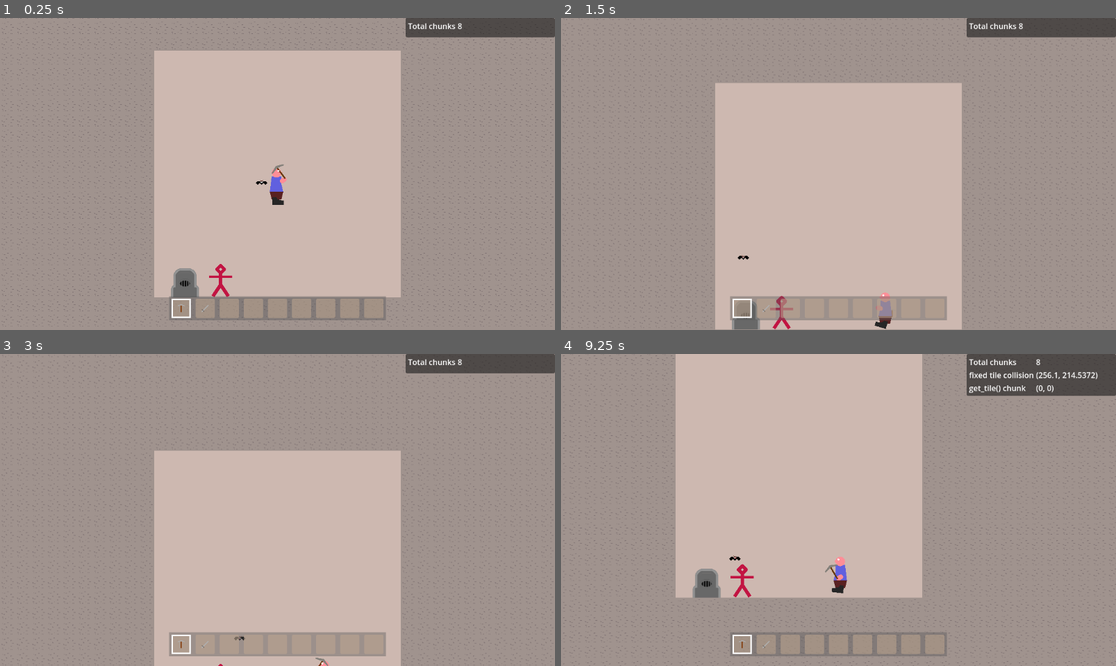
Above: before the commit, frames 1-4 (two rows, left to right).
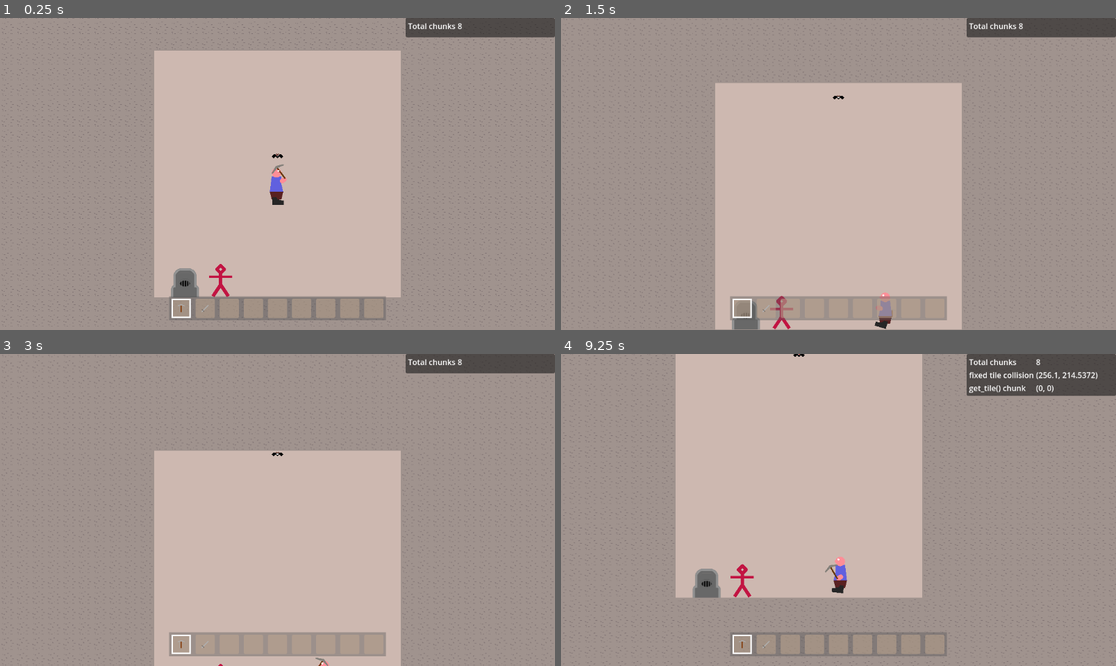
Above: after the commit, the same moments.

Repository: Griiimon/2D-Mining-Sandbox
Game: Godot game, scene res://scenes/test_game.tscn
Two runs of this game, one before a commit and one after it. Both use one fixed random seed, a clock stepped at 60 frames per second and the inputs below.
Inputs (mouse positions are in pixels of both pictures, inside the frame that each line leads up to):
- Up to frame 1 (0.25 s): no input
- Up to frame 2 (1.5 s): move the mouse to (960, 158) at 0.52 s; hold D (right) from 0.53 s (still down); tap X (drop_item) at 0.6 s; click (960, 158) at 0.67 s; tap Up (jump) at 0.77 s; move the mouse to (727, 189) at 1.27 s; tap F (interact) at 1.35 s
- Up to frame 3 (3 s): tap Up (jump) at 1.52 s; move the mouse to (333, 441) at 2.02 s; release D (right) at 2.03 s; hold A (left) 2.03-2.78 s; tap E (next_hotbar_item) at 2.1 s; move the mouse to (249, 572) at 2.77 s; hold D (right) from 2.78 s (still down); tap Q (previous_hotbar_item) at 2.85 s; click (249, 572) at 2.92 s
- Up to frame 4 (9.25 s): tap Up (jump) at 3.02, 3.77, 4.52, 6.02, 6.77, 7.52, 9.02 s; move the mouse to (1005, 556) at 3.52 s; tap K (toggle_free_cam) at 3.6, 7.35 s; move the mouse to (672, 463) at 4.27 s; release D (right) at 4.28 s; hold A (left) 4.28-5.03 s; tap X (drop_item) at 4.35, 8.1 s; move the mouse to (866, 510) at 5.02 s; hold D (right) 5.03-5.78 s; tap F (interact) at 5.1, 8.85 s; click (866, 510) at 5.17 s; move the mouse to (755, 432) at 5.77 s; hold A (left) 5.78-7.28 s; tap E (next_hotbar_item) at 5.85 s; move the mouse to (960, 494) at 6.52 s; tap Q (previous_hotbar_item) at 6.6 s; move the mouse to (727, 525) at 7.27 s; hold D (right) from 7.28 s (still down); click (727, 525) at 7.42 s; move the mouse to (894, 441) at 8.02 s; move the mouse to (810, 572) at 8.77 s

The runs differ from the first frame. In frame 1, less than 0.1% of the frame differs, in the area x 46-52%, y 43-54%; in frame 2, less than 0.1%, in the area x 31-52%, y 24-78%; in frame 3, less than 0.1%; in frame 4, less than 0.1%.
Error after the commit: Parse Error: Invalid argument for "change_state()" function: argument 1 should be "NodePath" but is "StateMachineState". (res://scripts/mobs/bat/bat.gd:14)

Commit message:
finish bat

Diff:
--- a/scenes/mobs/bat.tscn
+++ b/scenes/mobs/bat.tscn
@@ -56,9 +56,11 @@
 [sub_resource type="RectangleShape2D" id="RectangleShape2D_skb86"]
 size = Vector2(100, 50)
 
-[node name="Bat" type="CharacterBody2D"]
+[node name="Bat" type="CharacterBody2D" node_paths=PackedStringArray("sleep_state", "fly_state")]
 collision_layer = 8
 script = ExtResource("1_ge4ks")
+sleep_state = NodePath("State Machine/Sleep")
+fly_state = NodePath("State Machine/Fly")
 
 [node name="HealthComponent" type="Node" parent="."]
 script = ExtResource("2_fwys7")
@@ -69,6 +71,7 @@
 shape = SubResource("RectangleShape2D_i72l7")
 
 [node name="Visual" type="Node2D" parent="."]
+unique_name_in_owner = true
 
 [node name="Wings" type="Node2D" parent="Visual"]
 
@@ -130,6 +133,10 @@
 width_curve = SubResource("Curve_go8wa")
 default_color = Color(0.364706, 0.0980392, 0.0470588, 1)
 
+[node name="RayCast Ceiling" type="RayCast2D" parent="."]
+unique_name_in_owner = true
+target_position = Vector2(0, -15)
+
 [node name="State Machine" type="Node" parent="." node_paths=PackedStringArray("current_state", "animation_player")]
 script = ExtResource("3_n88n8")
 current_state = NodePath("Fly")
@@ -146,8 +153,6 @@
 [node name="Timer" type="Timer" parent="State Machine/Fly"]
 wait_time = 5.0
 one_shot = true
-
-[node name="Flee" type="Node" parent="State Machine"]
 
 [node name="HurtBox" type="Area2D" parent="." node_paths=PackedStringArray("health_component")]
 collision_layer = 0
@@ -175,4 +180,5 @@
 debug_color = Color(0.796078, 0.411765, 0.282353, 0.419608)
 
 [connection signal="wake_up" from="State Machine/Sleep" to="." method="_on_wake_up"]
+[connection signal="go_sleep" from="State Machine/Fly" to="." method="_on_fly_go_sleep"]
 [connection signal="body_entered" from="Movement Detection" to="State Machine/Sleep" method="_on_movement_detection_body_entered"]
--- a/scripts/mobs/bat/bat.gd
+++ b/scripts/mobs/bat/bat.gd
@@ -1,13 +1,18 @@
 extends Mob
 class_name Bat
 
+@export var sleep_state: StateMachineState
+@export var fly_state: StateMachineState
+
 @onready var state_machine: FiniteStateMachine = $"State Machine"
-@onready var sleep_state = $"State Machine/Sleep"
-@onready var fly_state = $"State Machine/Fly"
-@onready var flee_state = $"State Machine/Flee"
 
 
-
+func _ready():
+	assert(sleep_state)
 
 func _on_wake_up():
 	state_machine.change_state(fly_state)
+
+
+func _on_fly_go_sleep():
+	state_machine.change_state(sleep_state)
--- a/scripts/mobs/bat/fly_state.gd
+++ b/scripts/mobs/bat/fly_state.gd
@@ -1,8 +1,11 @@
 extends StateMachineState
+
+signal go_sleep
 
 @export var speed: float= 50.0
 
 @onready var fly_timer: Timer = $Timer
+@onready var ray_cast = %"RayCast Ceiling"
 
 var direction: Vector2
 
@@ -17,12 +20,18 @@
 
 
 func on_physics_process(delta):
+	if can_enter_sleep():
+		if ray_cast.is_colliding():
+			go_sleep.emit()
+			return
+
 	if not direction:
 		set_random_direction()
 
 	var velocity= direction * speed
 	if get_bat().move_and_collide(velocity * delta):
 		set_random_direction()
+		return
 
 
 func on_exit():
@@ -36,6 +45,11 @@
 	direction= direction.normalized()
 	if not direction:
 		set_random_direction()
+	direction= Vector2.UP
+
+
+func can_enter_sleep()-> bool:
+	return fly_timer.is_stopped()
 
 
 func get_bat()-> Bat:
--- a/scripts/mobs/bat/sleep_state.gd
+++ b/scripts/mobs/bat/sleep_state.gd
@@ -1,12 +1,12 @@
 extends StateMachineState
-
 
 signal wake_up
 
+@onready var visual = %Visual
 
 
 func on_enter():
-	pass
+	visual.scale.y= -1
 
 
 func on_process(_delta):
@@ -18,7 +18,8 @@
 
 
 func on_exit():
-	pass
+	visual.scale.y= 1
+
 
 
 func _on_movement_detection_body_entered(body):
